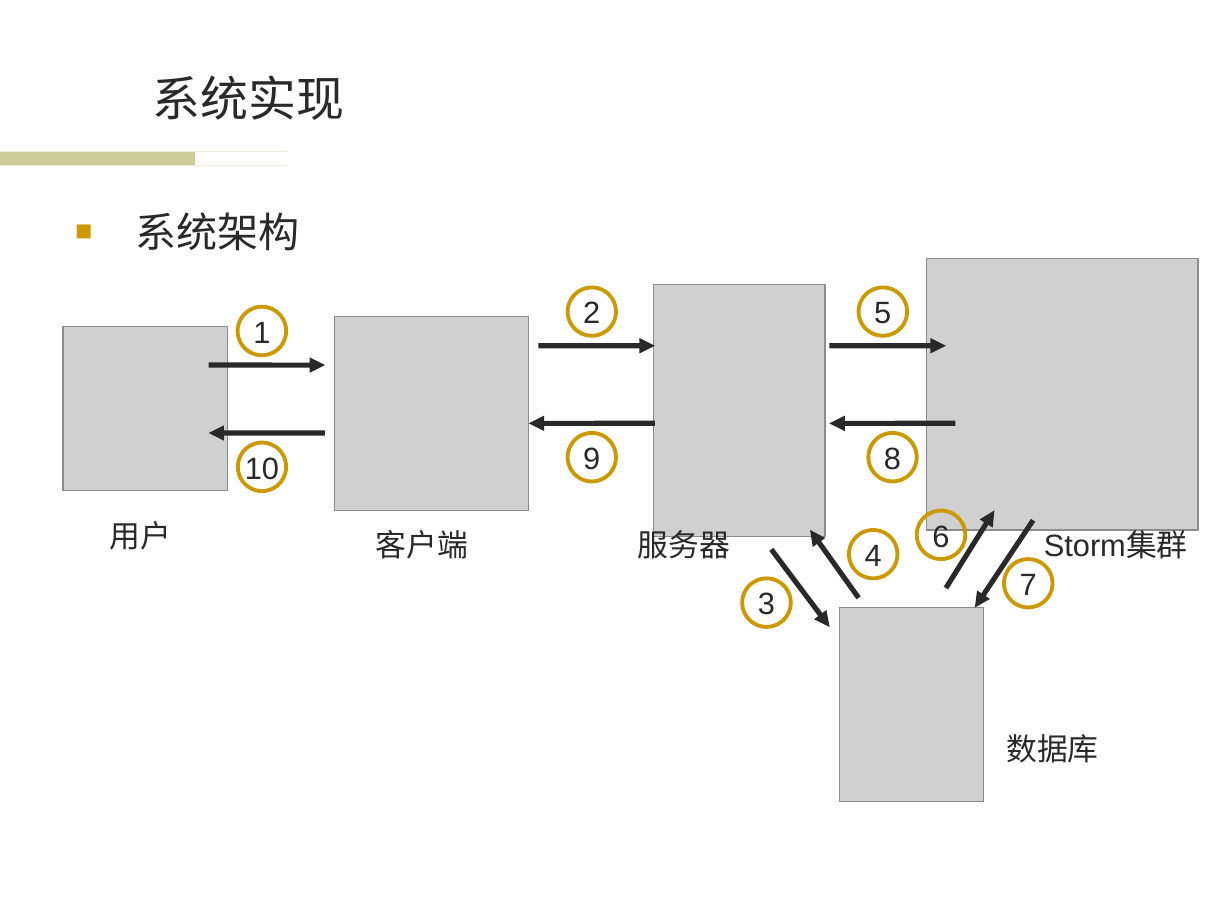
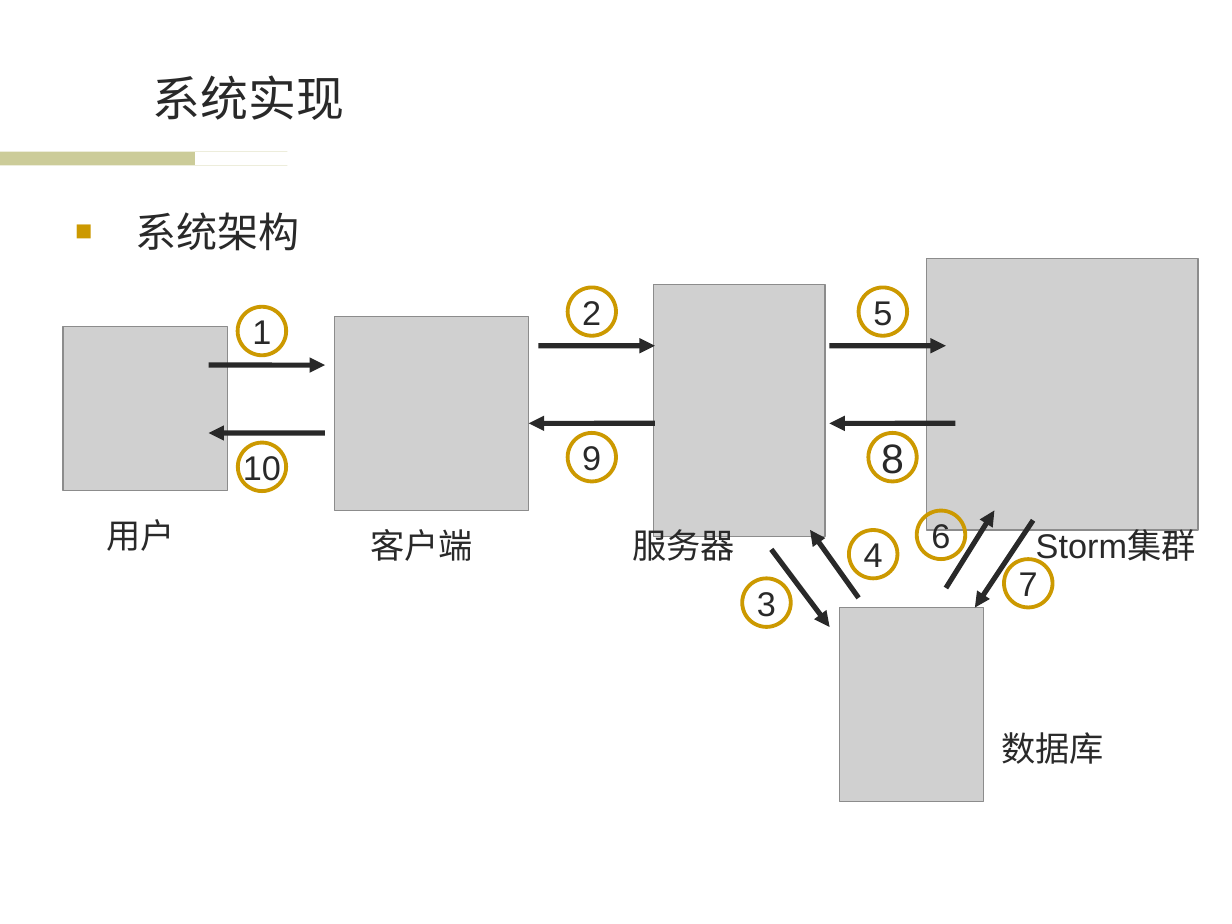
Before and after one commit to wwssttt/NJUThesis, a slide deck: slide 17 of ppt/一种基于时间序列分析的个性化音乐推荐系统及其实现.ppt. Drawn at 1232x924 pixels with LibreOffice and Linux fonts; fonts in the diff are those of the drawing; grey boxes stand for pictures; background and template pictures are left out. Boxes give left, top, right and bottom in pixels: in the first picture for what was removed or moved away, otherwise in the second. Text is boxed around its words. In the diff, an @@ line names an element or a change of style, - is before the commit and + after.

```diff
--- a/ppt/一种基于时间序列分析的个性化音乐推荐系统及其实现.ppt
+++ b/ppt/一种基于时间序列分析的个性化音乐推荐系统及其实现.ppt
@@ size 18 to 20 pt in 14 elements at box(106, 519, 174, 551), box(370, 529, 473, 561), box(632, 524, 735, 568), box(1036, 530, 1196, 564), box(1001, 732, 1104, 764), box(238, 307, 286, 355), box(568, 287, 616, 335), box(742, 578, 790, 626), box(849, 530, 897, 578), box(859, 287, 907, 335), box(917, 510, 965, 558), box(1004, 559, 1052, 607), box(568, 432, 616, 480), box(238, 442, 286, 490) @@
@@ ellipse "8" at box(869, 432, 917, 480): size 18 to 24 pt @@
```
Also in this commit, not shown: 13 other slides changed.
